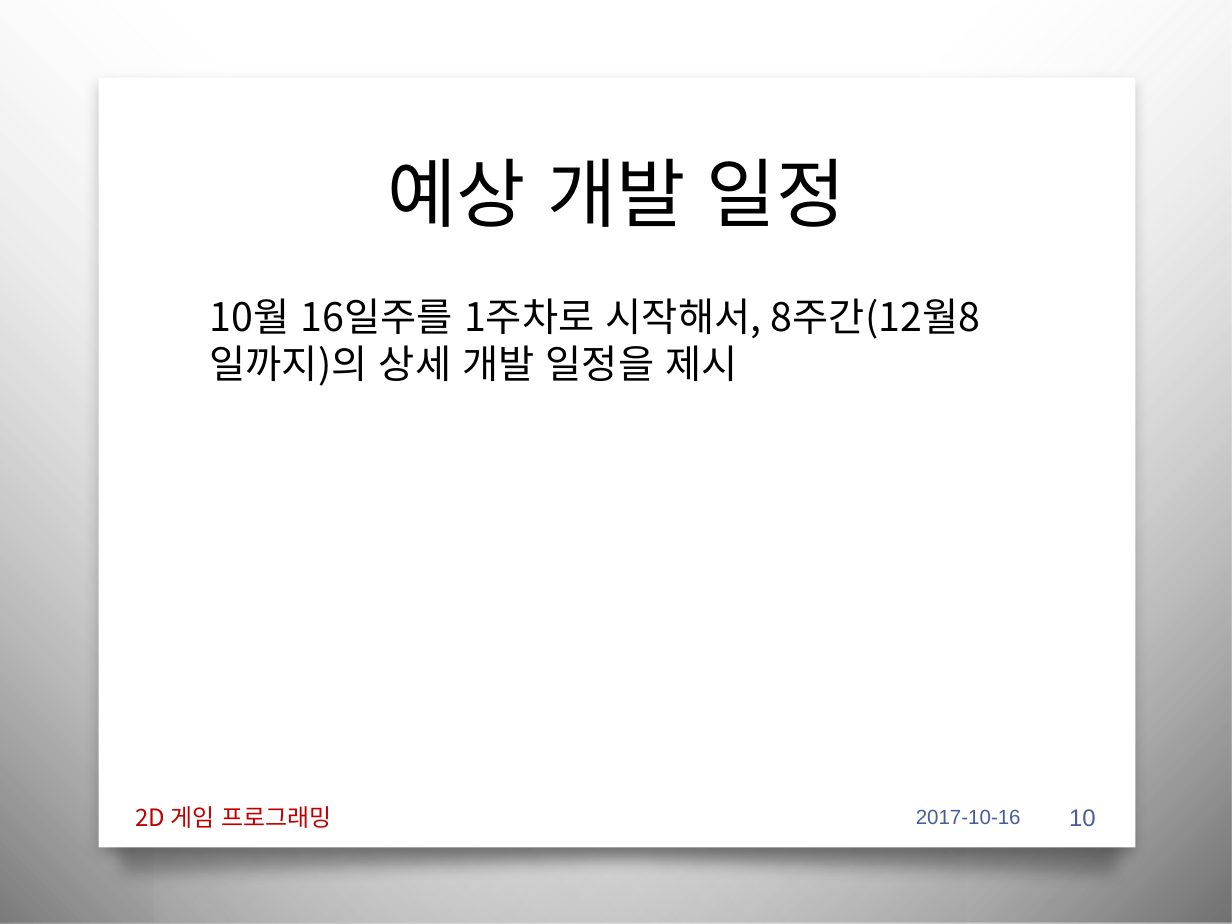
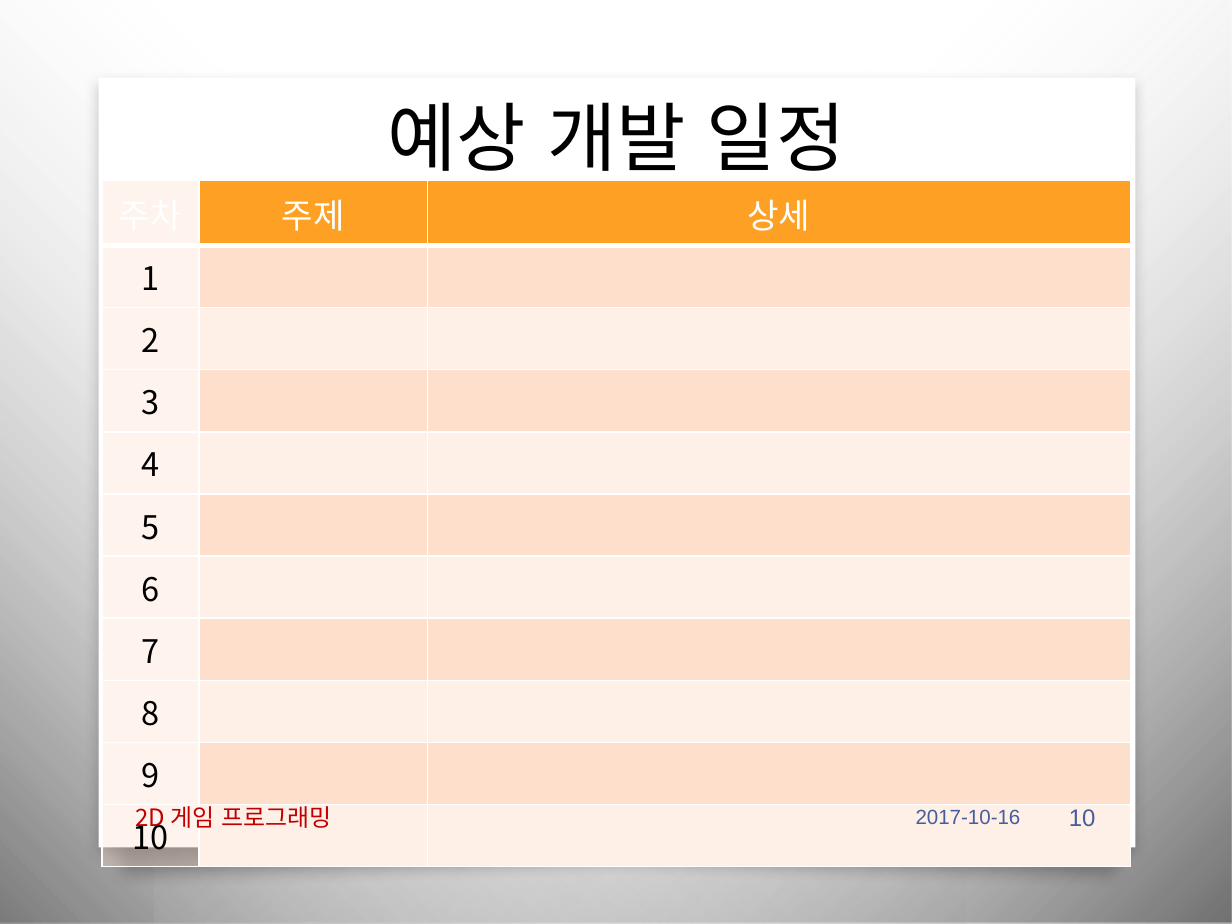
Before and after one commit to iconstudio/2017-Platformer, a slide deck: slide 10 of slides/2017_2DGP_1차발표.pptx. Drawn at 1232x924 pixels with LibreOffice and Linux fonts; fonts in the diff are those of the drawing; background and template pictures are left out. Boxes give left, top, right and bottom in pixels: in the first picture for what was removed or moved away, otherwise in the second. Text is boxed around its words. In the diff, an @@ line names an element or a change of style, - is before the commit and + after.

```diff
--- a/slides/2017_2DGP_1차발표.pptx
+++ b/slides/2017_2DGP_1차발표.pptx
@@ title "예상 개발 일정": place and size @@
-title "예상 개발 일정" at bbox=[388, 158, 846, 227]
+title "예상 개발 일정" at bbox=[388, 102, 846, 184]
@@ title "예상 개발 일정" at bbox=[388, 102, 846, 184]: vertical alignment middle to top @@
@@ table added at bbox=[102, 181, 1131, 862], 11 rows, 3 columns @@
+주차 | 주제 | 상세
+1 |  | 
+2 |  | 
+3 |  | 
+4 |  | 
+5 |  | 
+6 |  | 
+7 |  | 
+8 |  | 
+9 |  | 
+10 |  | 
@@ text removed at bbox=[209, 298, 981, 386] @@
-10월 16일주를 1주차로 시작해서, 8주간(12월8일까지)의 상세 개발 일정을 제시
```
Also in this commit, not shown: 3 other slides changed, 1 other file.
